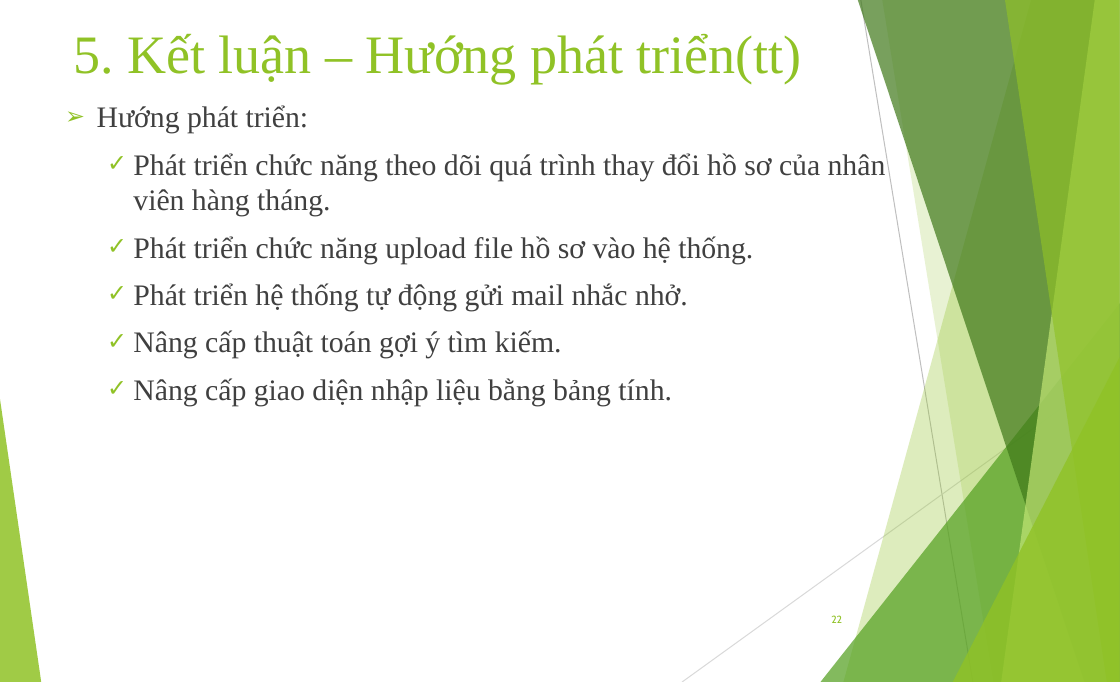
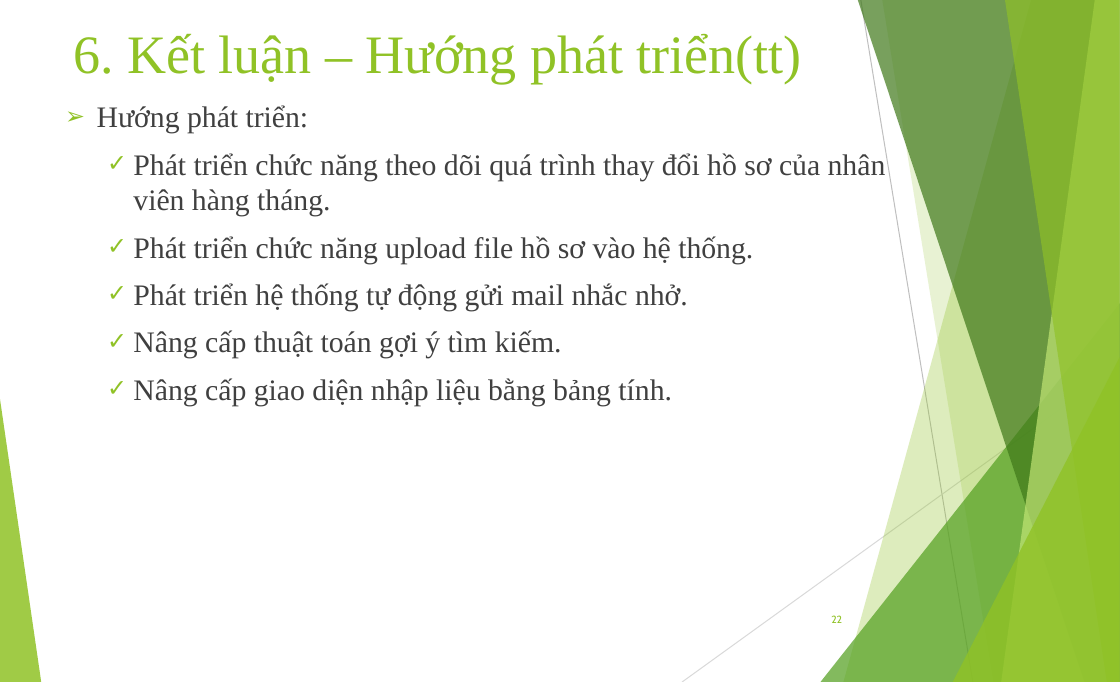
Before and after one commit to andy3520/intern-final-doc, a slide deck: slide 22 of doc/BAO_CAO-DO_AN_TOT_NGHIEP-SKILL_INVENTORY.pptx. Drawn at 1120x682 pixels with LibreOffice and Linux fonts; fonts in the diff are those of the drawing. Boxes give left, top, right and bottom in pixels: in the first picture for what was removed or moved away, otherwise in the second. Text is boxed around its words. In the diff, an @@ line names an element or a change of style, - is before the commit and + after.

```diff
--- a/doc/BAO_CAO-DO_AN_TOT_NGHIEP-SKILL_INVENTORY.pptx
+++ b/doc/BAO_CAO-DO_AN_TOT_NGHIEP-SKILL_INVENTORY.pptx
@@ title at <box>73,33,802,84</box>: text changed @@
-5. Kết luận – Hướng phát triển(tt)
+6. Kết luận – Hướng phát triển(tt)
```
Also in this commit, not shown: 2 other slides changed, 1 other file.
